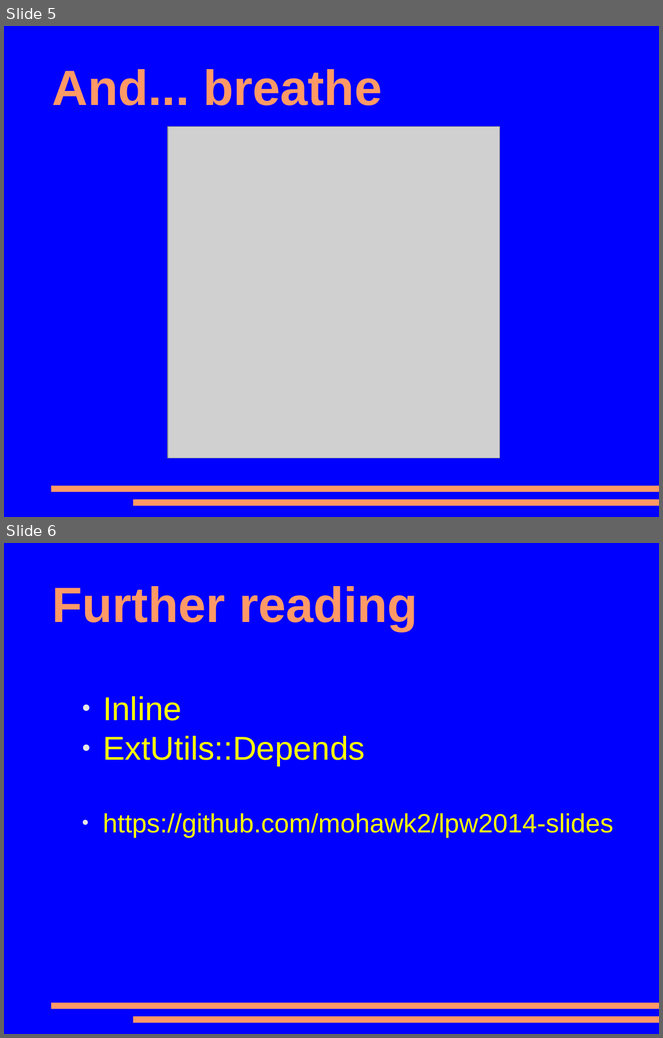
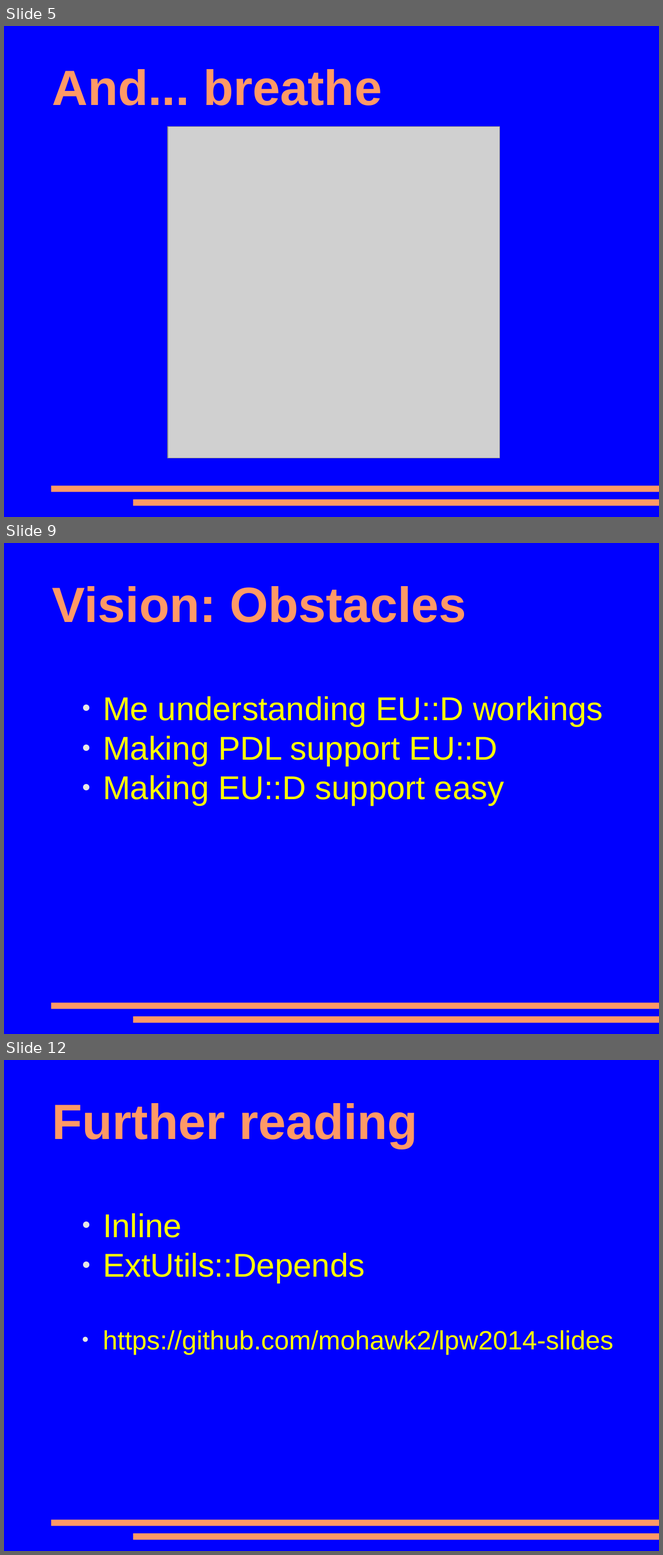
Before and after one commit to mohawk2/presentations, a slide deck: lpw2014-closinggaps.odp. Shown one above the other, each under a label of ours: slides 5 and 6 before the commit, slides 5, 9 and 12 after it; the slides between them are not shown. The pictures are 663x1038 and 663x1555 pixels, drawn with LibreOffice and Linux fonts; fonts in the diff are those of the drawing; grey boxes stand for pictures. Boxes give left, top, right and bottom in pixels: in the first picture for what was removed or moved away, otherwise in the second. Text is boxed around its words. In the diff, an @@ line names an element or a change of style, - is before the commit and + after.

```diff
--- a/lpw2014-closinggaps.odp
+++ b/lpw2014-closinggaps.odp
@@ slide 9 added at [4, 543, 659, 1034], background #0000FF; not listed: 2 template elements that a slide beside it also shows @@
@@ title added at [52, 586, 466, 623], 60 pt, text #FF9966, bold @@
+Vision: Obstacles
@@ text added at [103, 696, 603, 806], 40 pt, text #FFFF00 @@
+● Me understanding EU::D workings
+● Making PDL support EU::D
+● Making EU::D support easy
@@ what was slide 6 is now slide 12 @@
```
Also in this commit, not shown: 5 other slides added.
